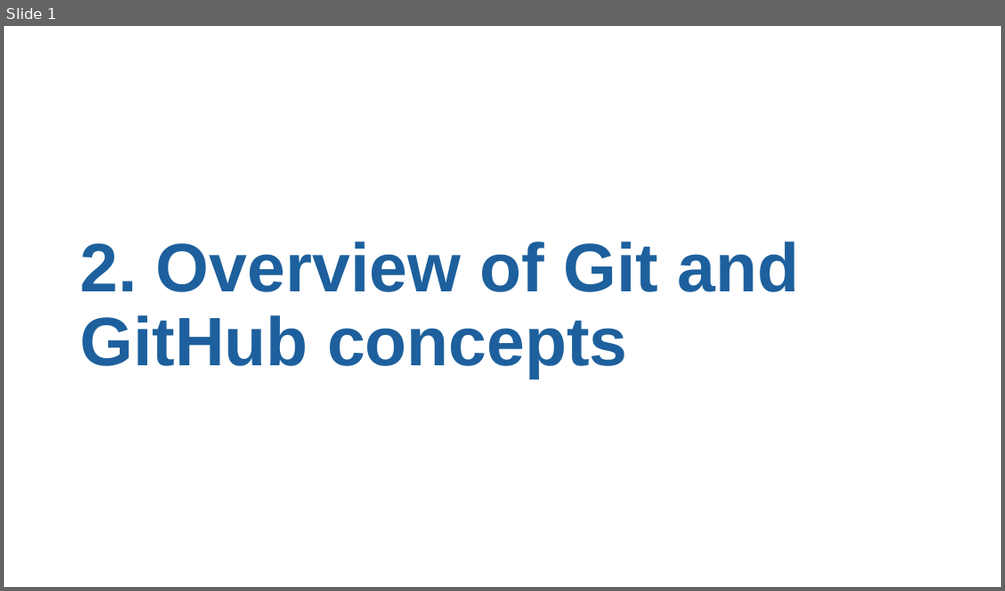
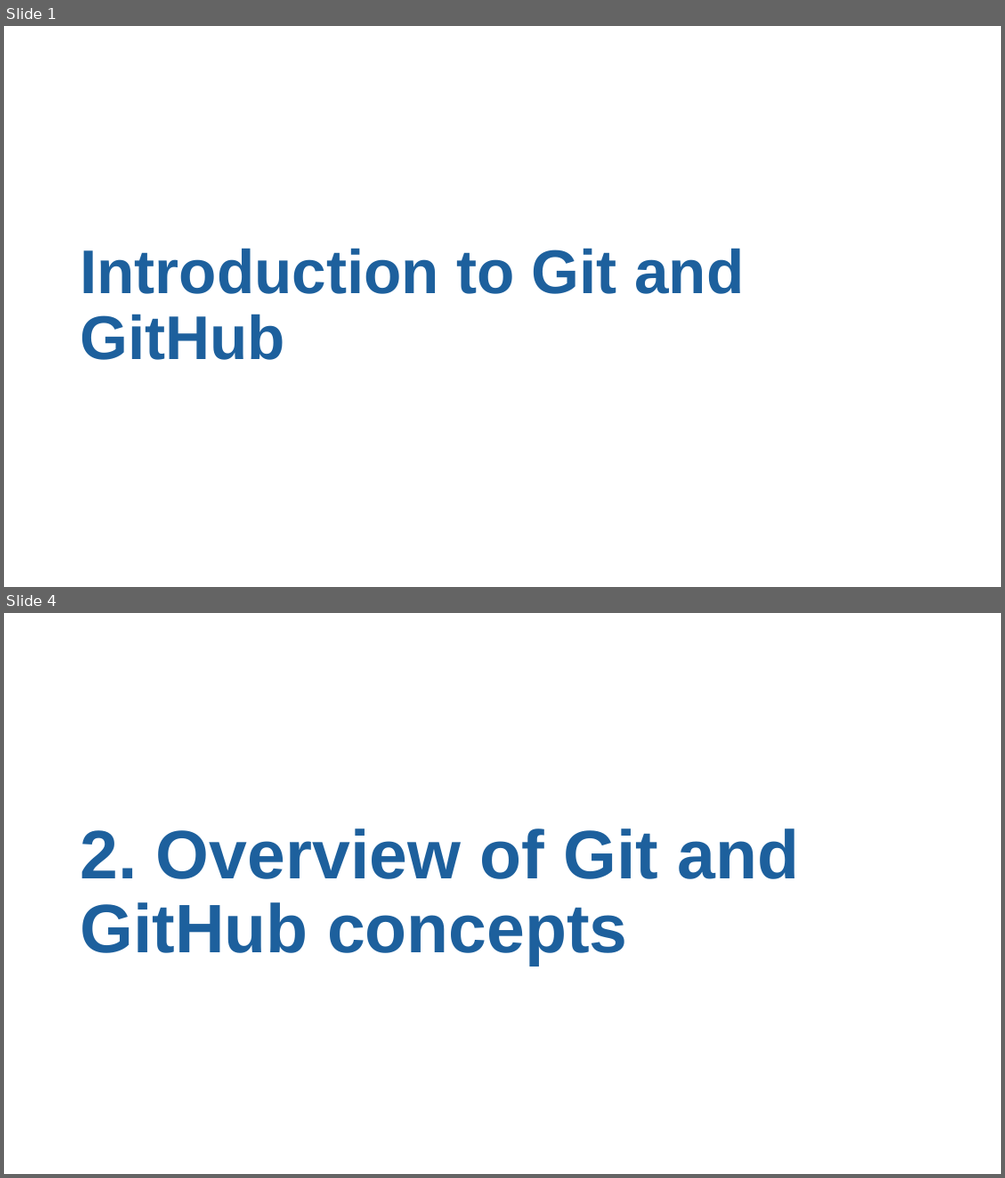
Before and after one commit to moj-analytical-services/intro_to_github_training, a slide deck: GitGitHub slides.pptx. Shown one above the other, each under a label of ours: slide 1 before the commit, slides 1 and 4 after it; the slides between them are not shown. The pictures are 1005x591 and 1005x1178 pixels, drawn with LibreOffice and Linux fonts; fonts in the diff are those of the drawing. Boxes give left, top, right and bottom in pixels: in the first picture for what was removed or moved away, otherwise in the second. Text is boxed around its words. In the diff, an @@ line names an element or a change of style, - is before the commit and + after.

```diff
--- a/GitGitHub slides.pptx
+++ b/GitGitHub slides.pptx
@@ slide 1 added at [4,26,1001,587], background #FFFFFF @@
@@ title added at [80,248,744,360], 59.4 pt, text #1D609D, bold @@
+Introduction to Git and GitHub
@@ what was slide 1 is now slide 4 @@
```
Also in this commit, not shown: 5 slides changed, 3 other slides added.
